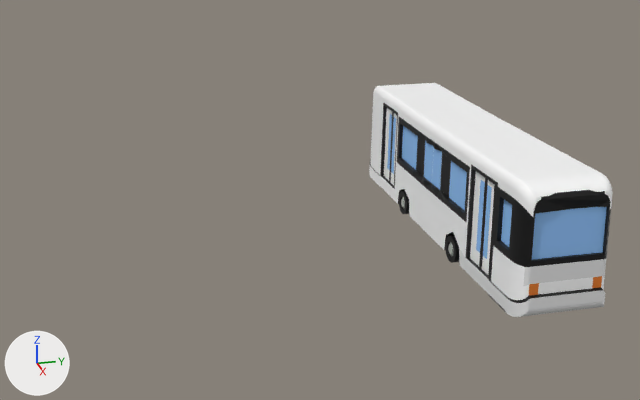
Two versions of the Blender file Modelos 3D/Autobus_De Personal.blend, one commit apart.
Before and after are seen from a 50 mm lens placed at (16.28, -8.27, 7.79), pointed at (-2.16, -3.66, 1.28). The lights are fixed; the arrows at lower left show +X, +Y and +Z.

Names of what the first picture shows: 'Camion'.
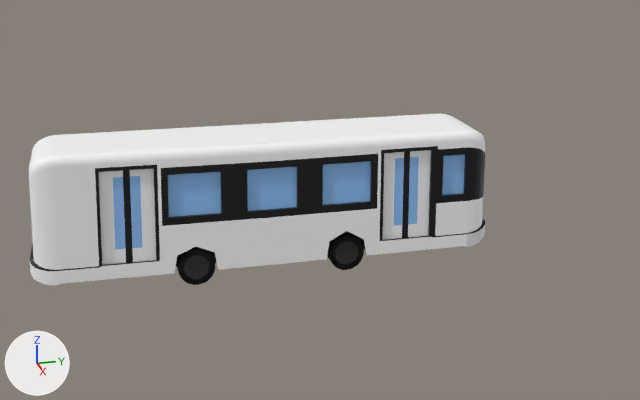
The change, as a list of edits to the scene's bpy script:
```text
Add mat_material_009:
    mat_material_009 = principled_material('Material.009')
    mat_material_009.base_color = (0.134, 0.134, 0.134)  # dark grey #666666
    mat_material_009.metallic = 1.0
Add mat_material_008:
    mat_material_008 = principled_material('Material.008')
    mat_material_008.base_color = (0.0, 0.0, 0.0)  # black #000000
Add mat_material_007:
    mat_material_007 = principled_material('Material.007')
    mat_material_007.base_color = (0.134, 0.134, 0.134)  # dark grey #666666
    mat_material_007.metallic = 1.0
Add mat_material_005:
    mat_material_005 = principled_material('Material.005')
    mat_material_005.base_color = (0.0, 0.0, 0.0)  # black #000000
Change me_delantera:
    used by ob_camion; location = (0.0, 0.0, 1.49); scale = (2.45, 0.969, 1.34)
    remove me_delantera.from_pydata(...)  # 4820 vertices, 4510 faces, 13 loose edges; spans x -3.02..1.03, y -1.04..1.02, z -1.08..1.01
    remove me_delantera.materials.append(mat_material_001)  # white #e7e7e7
    add me_delantera.from_pydata(...)  # 1989 vertices, 1697 faces, 12 loose edges; spans x -3.02..1.03, y -1.0..1.0, z -1.02..1.01
    me_delantera part 1: 7 loose pieces with 1280 vertices, spanning x -1.79..-0.21, y -1.04..1.02, z -1.08..-0.63, are deleted
    me_delantera part 2: 1 vertex moved within x -1.46, y -0.62, z -0.66; 1557 vertices removed from x -2.98..0.99, y -1.0..1.0, z -1.02..1.0; 6 vertices added at x -1.2..0.0, y -1.0..0.91, z -0.69..0.61
    remove me_delantera.materials.append(mat_plateado)  # grey #b7bdb6
Add me_círculo_003:
    me_círculo_003.from_pydata(...)  # 128 vertices, 67 faces; spans x -1.56..1.56, y -1.56..1.56, z 0.0..1.04
    # faces by material slot: [66, 1]
    me_círculo_003.materials.append(mat_material_008)  # black #000000
    me_círculo_003.materials.append(mat_material_009)  # dark grey #666666
Add me_círculo_002:
    me_círculo_002.from_pydata(...)  # 128 vertices, 67 faces; spans x -1.56..1.56, y -1.56..1.56, z 0.0..1.04
    # faces by material slot: [66, 1]
    me_círculo_002.materials.append(mat_material_005)  # black #000000
    me_círculo_002.materials.append(mat_material_007)  # dark grey #666666
Change ob_camion:
    ob_camion.location: (0.0, 0.0, 1.49) -> (-1.98, -2.54, 1.64)
    ob_camion.rotation_euler: (0.0, 0.0, 0.0) -> (0.0, 0.0, 1.571)  # degrees (0, 0, 0) -> degrees (0, 0, 90)
Add ob_círculo_003:
    ob_círculo_003 = bpy.data.objects.new('Círculo.003', me_círculo_003)
    ob_círculo_003.location = (-1.29, -6.61, 0.41)
    ob_círculo_003.rotation_euler = (1.571, 0.0, 1579.0)  # degrees (90, 0, 110)
    ob_círculo_003.scale = (0.251, 0.257, 0.257)
    _m = ob_círculo_003.modifiers.new('Simetrizar', 'MIRROR')
Add ob_círculo_002:
    ob_círculo_002 = bpy.data.objects.new('Círculo.002', me_círculo_002)
    ob_círculo_002.location = (-1.29, -3.34, 0.41)
    ob_círculo_002.rotation_euler = (1.571, 0.0, 1579.0)  # degrees (90, 0, 110)
    ob_círculo_002.scale = (0.251, 0.257, 0.257)
    _m = ob_círculo_002.modifiers.new('Simetrizar', 'MIRROR')
```

Changed parts and their boxes (x1, y1, x2, y2) in the pictures (640 x 400 px):
'Camion', reshaped, moved, turned: before (369, 83, 612, 317); after (29, 114, 485, 285)
'Círculo.003', added (black): after (177, 247, 215, 285)
    faces in mat_material_008 (black #000000): (177, 247, 215, 285)
    faces in mat_material_009 (dark grey #666666): (184, 255, 209, 279)
'Círculo.002', added (black): after (327, 232, 364, 270)
    faces in mat_material_005 (black #000000): (327, 232, 364, 270)
    faces in mat_material_007 (dark grey #666666): (335, 241, 358, 264)
part 1 of me_delantera, deleted: before (399, 191, 459, 263)
part 2 of me_delantera, cut back: before (371, 84, 610, 312); after (161, 141, 467, 265)
